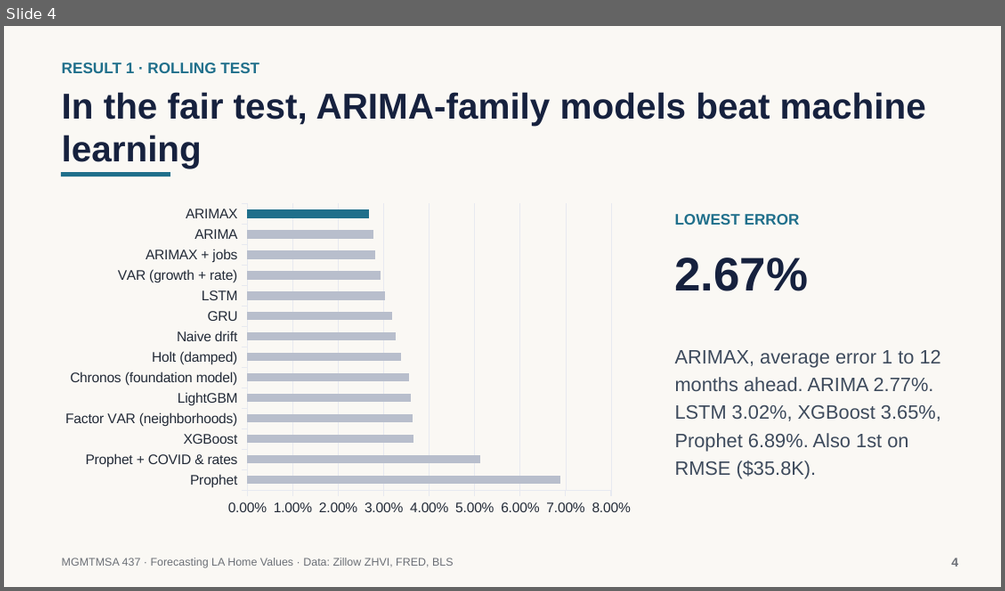
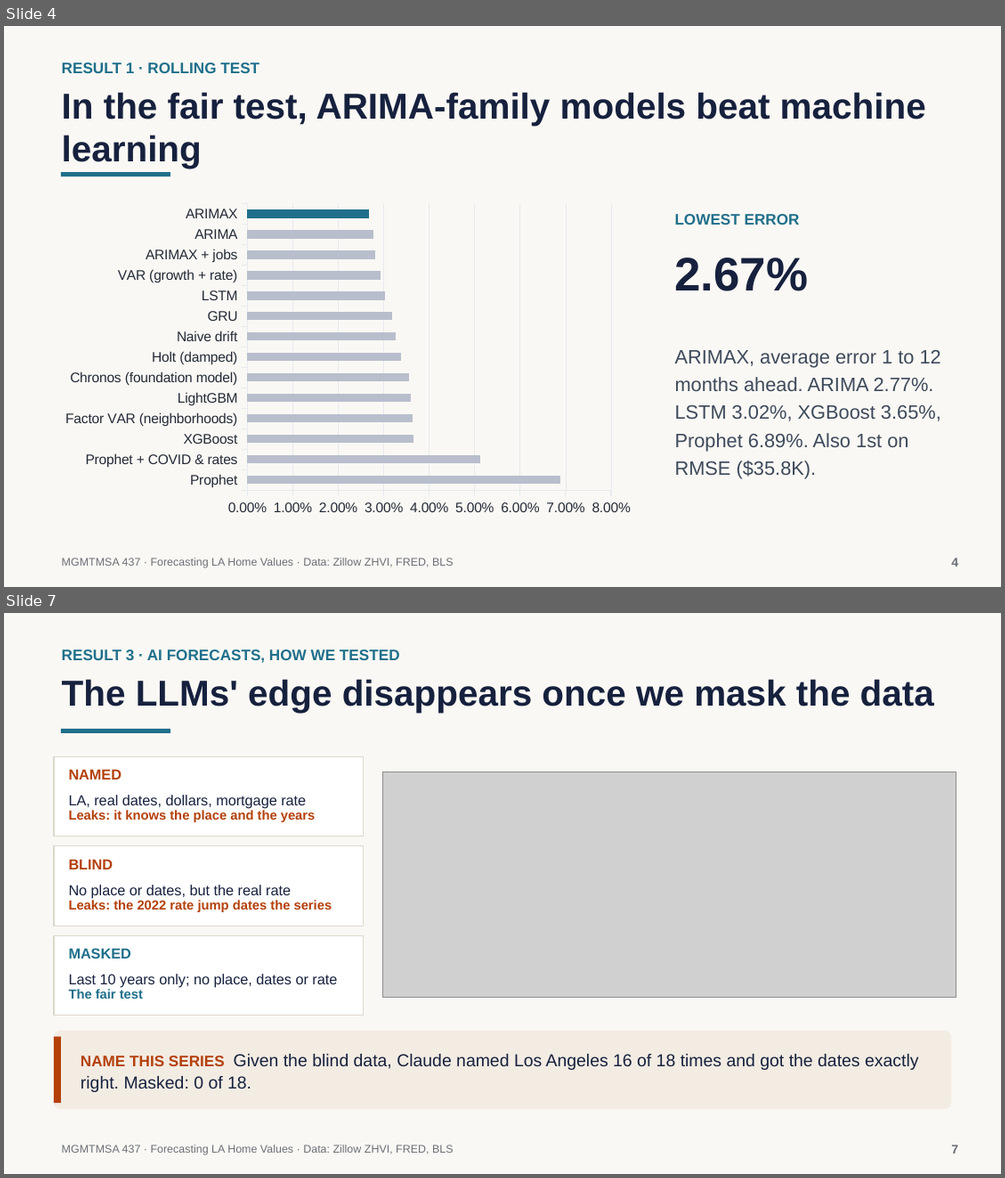
Before and after one commit to neiltd/la-housing-forecast, a slide deck: slides/LA_home_values_slides.pptx. Shown one above the other, each under a label of ours: slide 4 before the commit, slides 4 and 7 after it; the slides between them are not shown. The pictures are 1005x591 and 1005x1178 pixels, drawn with LibreOffice and Linux fonts; fonts in the diff are those of the drawing; grey boxes stand for pictures. Boxes give left, top, right and bottom in pixels: in the first picture for what was removed or moved away, otherwise in the second. Text is boxed around its words. In the diff, an @@ line names an element or a change of style, - is before the commit and + after.

```diff
--- a/slides/LA_home_values_slides.pptx
+++ b/slides/LA_home_values_slides.pptx
@@ slide 7 added at <box>4,613,1001,1174</box>, background #FAF8F4 @@
@@ text added at <box>62,649,400,663</box>, 11 pt, text #1F6F8B, bold @@
+RESULT 3 · AI FORECASTS, HOW WE TESTED
@@ text added at <box>62,679,934,712</box>, 26 pt, text #16213E, bold @@
+The LLMs' edge disappears once we mask the data
@@ rectangle added at <box>61,729,170,732</box>, fill #1F6F8B @@
@@ rectangle added at <box>54,756,363,836</box>, fill #FFFFFF, outline #DDD8CC 0.75 pt @@
@@ text added at <box>69,769,122,779</box>, 10.5 pt, text #B4400B, bold @@
+NAMED
@@ picture added at <box>383,771,956,997</box> @@
@@ text added at <box>69,795,306,809</box>, 10.5 pt, text #16213E @@
+LA, real dates, dollars, mortgage rate
@@ text added at <box>69,810,316,822</box>, 9.5 pt, text #B4400B, bold @@
+Leaks: it knows the place and the years
@@ rectangle added at <box>54,846,363,926</box>, fill #FFFFFF, outline #DDD8CC 0.75 pt @@
@@ text added at <box>69,859,113,869</box>, 10.5 pt, text #B4400B, bold @@
+BLIND
@@ text added at <box>69,884,291,898</box>, 10.5 pt, text #16213E @@
+No place or dates, but the real rate
@@ text added at <box>69,900,332,912</box>, 9.5 pt, text #B4400B, bold @@
+Leaks: the 2022 rate jump dates the series
@@ rectangle added at <box>54,936,363,1015</box>, fill #FFFFFF, outline #DDD8CC 0.75 pt @@
@@ text added at <box>69,948,131,958</box>, 10.5 pt, text #1F6F8B, bold @@
+MASKED
@@ text added at <box>69,973,337,988</box>, 10.5 pt, text #16213E @@
+Last 10 years only; no place, dates or rate
@@ text added at <box>69,989,143,998</box>, 9.5 pt, text #1F6F8B, bold @@
+The fair test
@@ rounded rectangle added at <box>54,1030,951,1109</box>, fill #F3ECE3 @@
@@ rectangle added at <box>54,1037,61,1103</box>, fill #B4400B @@
@@ text added at <box>81,1054,918,1092</box>, 12.5 pt, text #16213E @@
+NAME THIS SERIES Given the blind data, Claude named Los Angeles 16 of 18 times and got the dates exactly right. Masked: 0 of 18.
@@ text added at <box>62,1144,453,1155</box>, 8 pt, text #6B6F76 @@
+MGMTMSA 437 · Forecasting LA Home Values · Data: Zillow ZHVI, FRED, BLS
@@ text added at <box>951,1144,958,1153</box>, 9 pt, text #6B6F76, bold @@
+7
```
Also in this commit, not shown: 5 slides changed, 1 slide removed, 3 other files.
